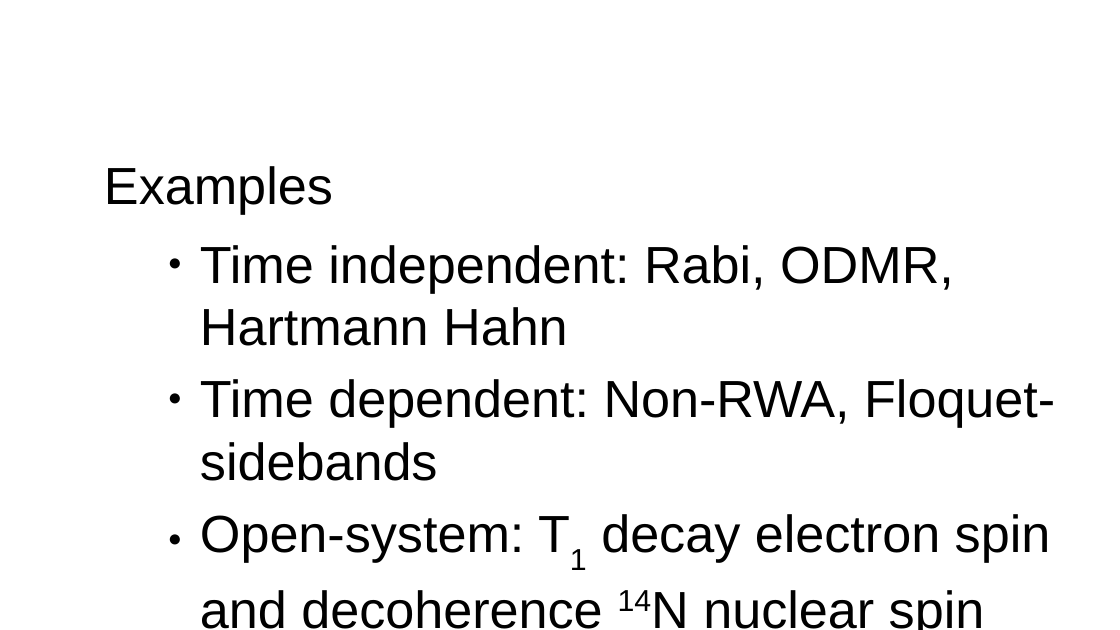
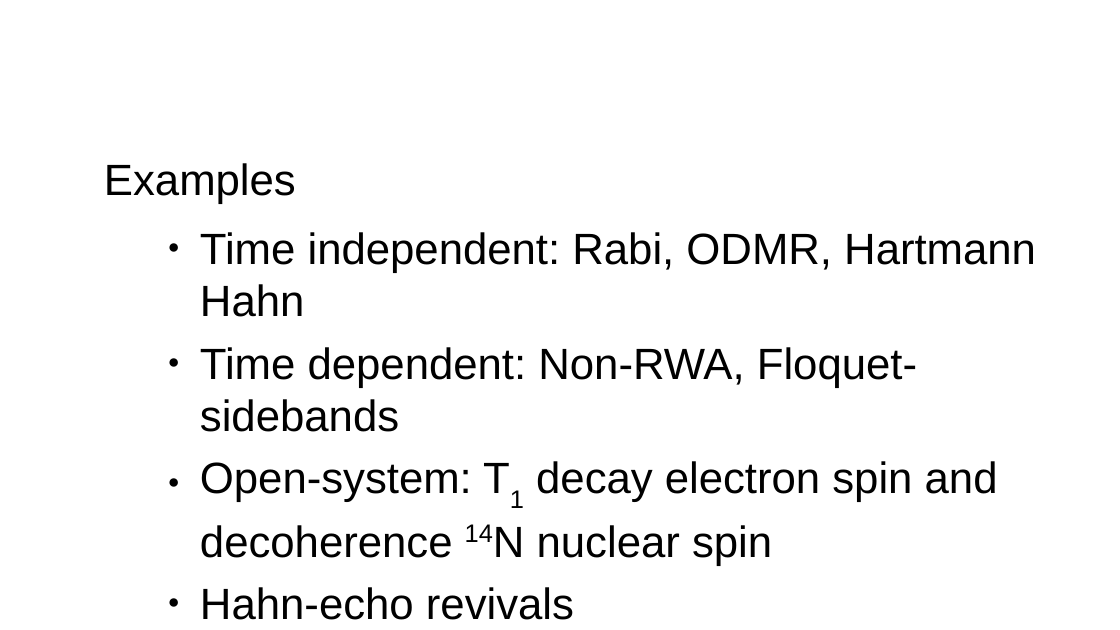
Before and after one commit to jonasmeinel/how-to-qutip-4-pi3, a slide deck: slide 10 of presentation.odp. Drawn at 1120x630 pixels with LibreOffice and Linux fonts; fonts in the diff are those of the drawing; background and template pictures are left out. Boxes give left, top, right and bottom in pixels: in the first picture for what was removed or moved away, otherwise in the second. Text is boxed around its words. In the diff, an @@ line names an element or a change of style, - is before the commit and + after.

Commit message:
pdf for presentation

```diff
--- a/presentation.odp
+++ b/presentation.odp
@@ text at box(104, 163, 1036, 566): size 37 to 31 pt in "Examples", "Time independent: Rabi, ODMR, Hartmann Hahn", "Time dependent: Non-RWA, Floquet-sidebands", "Open-system: T1 decay electron spin and decoherence ..." @@
@@ text at box(200, 587, 574, 620): paragraph added @@
+    ● Hahn-echo revivals
```
Also in this commit, not shown: 2 other files.
